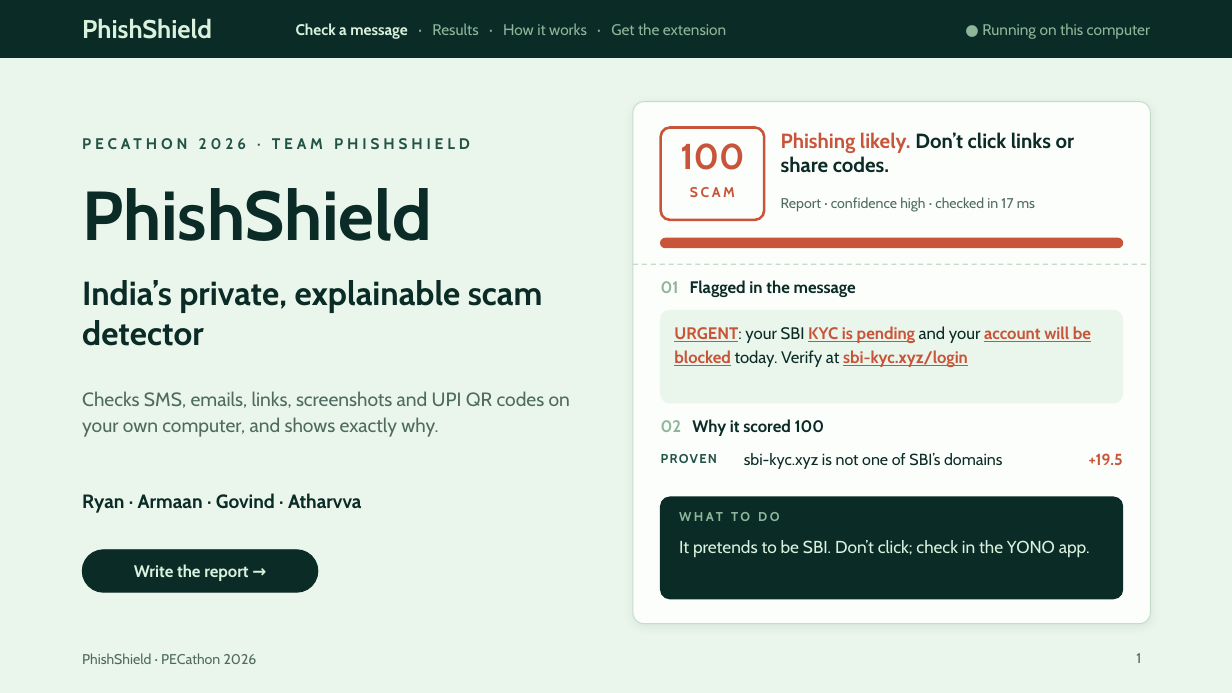
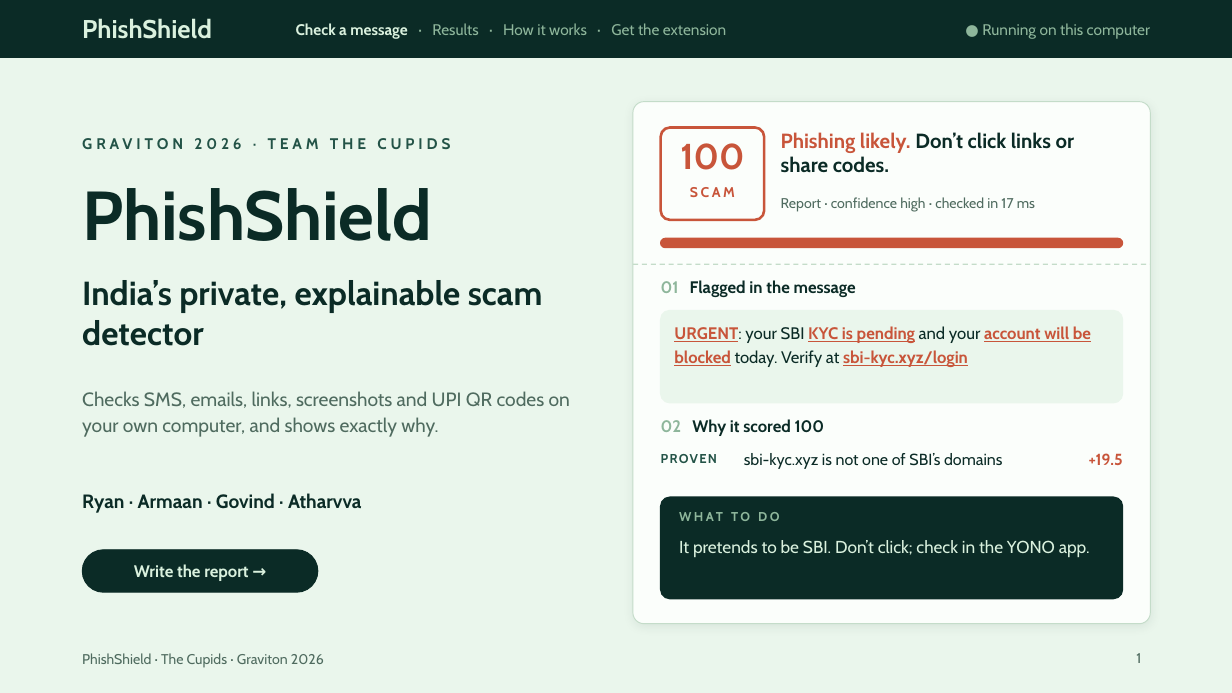
Before and after one commit to armaankhan2905/PhishShield, a slide deck: slide 1 of PhishShield-pitch.pptx. Drawn at 1232x693 pixels with LibreOffice and Linux fonts; fonts in the diff are those of the drawing. Boxes give left, top, right and bottom in pixels: in the first picture for what was removed or moved away, otherwise in the second. Text is boxed around its words. In the diff, an @@ line names an element or a change of style, - is before the commit and + after.

```diff
--- a/PhishShield-pitch.pptx
+++ b/PhishShield-pitch.pptx
@@ text at (x1=82, y1=138, x2=450, y2=149): text changed @@
-PECATHON 2026 · TEAM PHISHSHIELD
+GRAVITON 2026 · TEAM THE CUPIDS
@@ text at (x1=82, y1=653, x2=324, y2=668): text changed @@
-PhishShield · PECathon 2026
+PhishShield · The Cupids · Graviton 2026
```
Also in this commit, not shown: 7 other slides changed.
